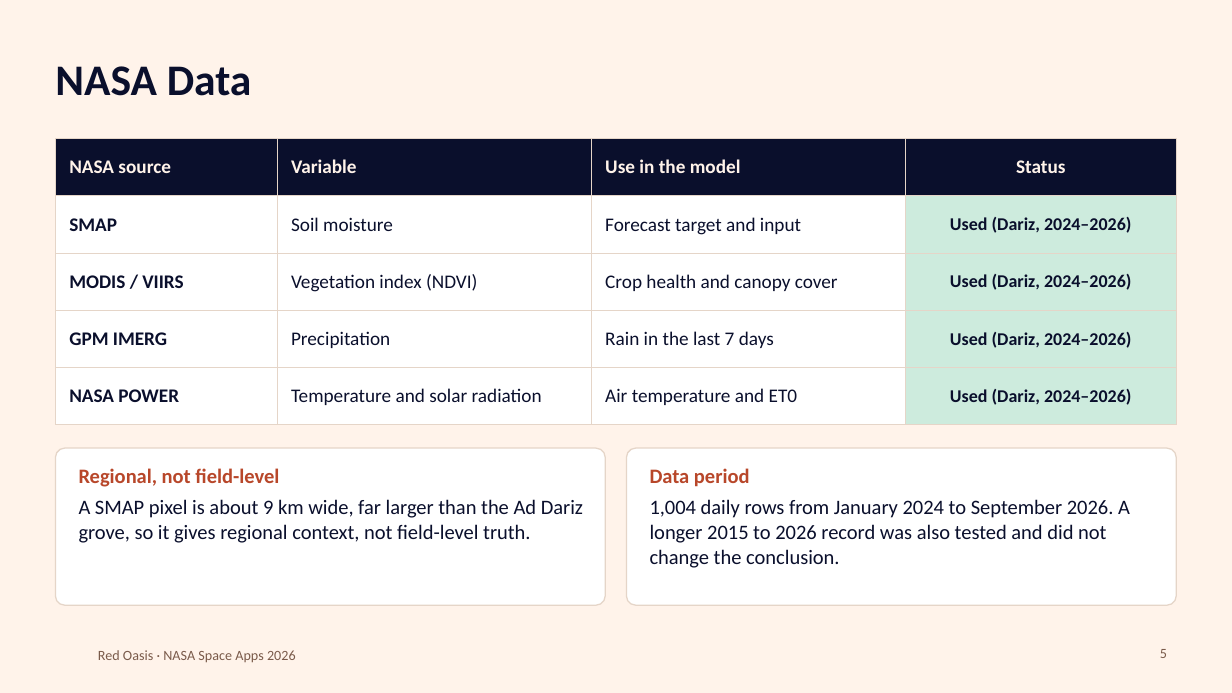
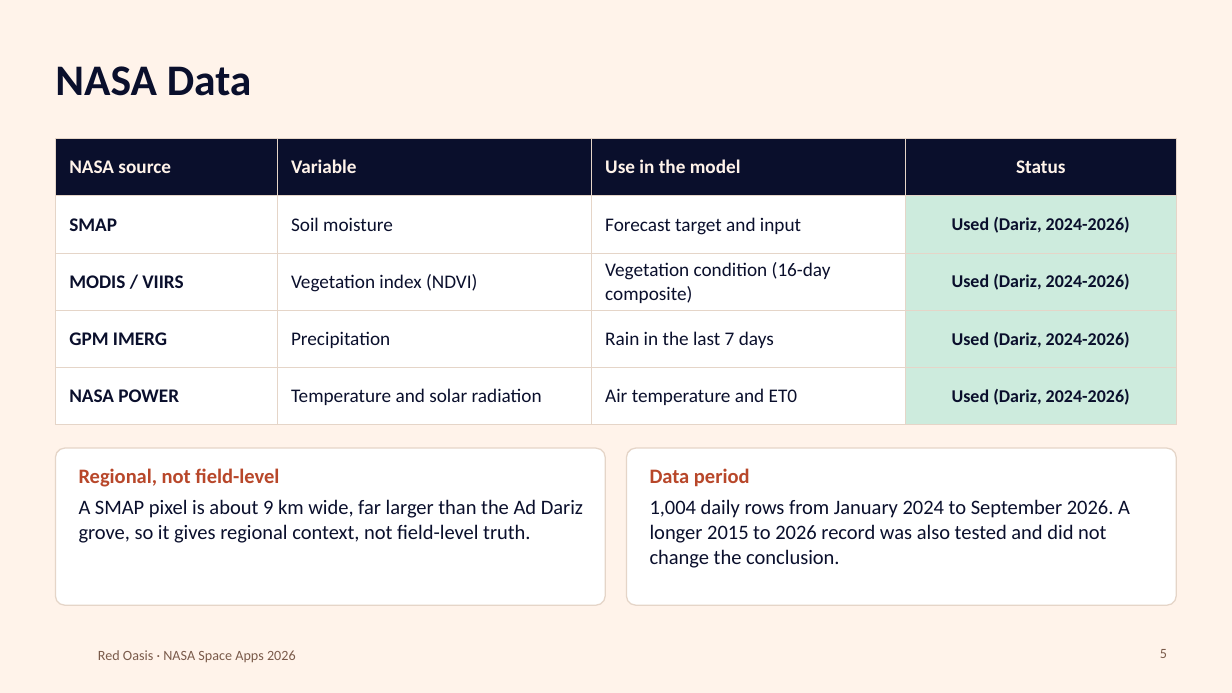
Before and after one commit to Asmaborghan/red-oasis, a slide deck: slide 5 of docs/pitch/Red_Oasis_Presentation.pptx. Drawn at 1232x693 pixels with LibreOffice and Linux fonts; fonts in the diff are those of the drawing; background and template pictures are left out. Boxes give left, top, right and bottom in pixels: in the first picture for what was removed or moved away, otherwise in the second. Text is boxed around its words. In the diff, an @@ line names an element or a change of style, - is before the commit and + after.

```diff
--- a/docs/pitch/Red_Oasis_Presentation.pptx
+++ b/docs/pitch/Red_Oasis_Presentation.pptx
@@ table at (55,139,1177,409) @@
-row 2, column 4: Used (Dariz, 2024–2026)
+row 2, column 4: Used (Dariz, 2024-2026)
-row 3, column 3: Crop health and canopy cover
+row 3, column 3: Vegetation condition (16-day composite)
-row 3, column 4: Used (Dariz, 2024–2026)
+row 3, column 4: Used (Dariz, 2024-2026)
-row 4, column 4: Used (Dariz, 2024–2026)
+row 4, column 4: Used (Dariz, 2024-2026)
-row 5, column 4: Used (Dariz, 2024–2026)
+row 5, column 4: Used (Dariz, 2024-2026)
```
Also in this commit, not shown: 4 other slides changed, 5 other files.
